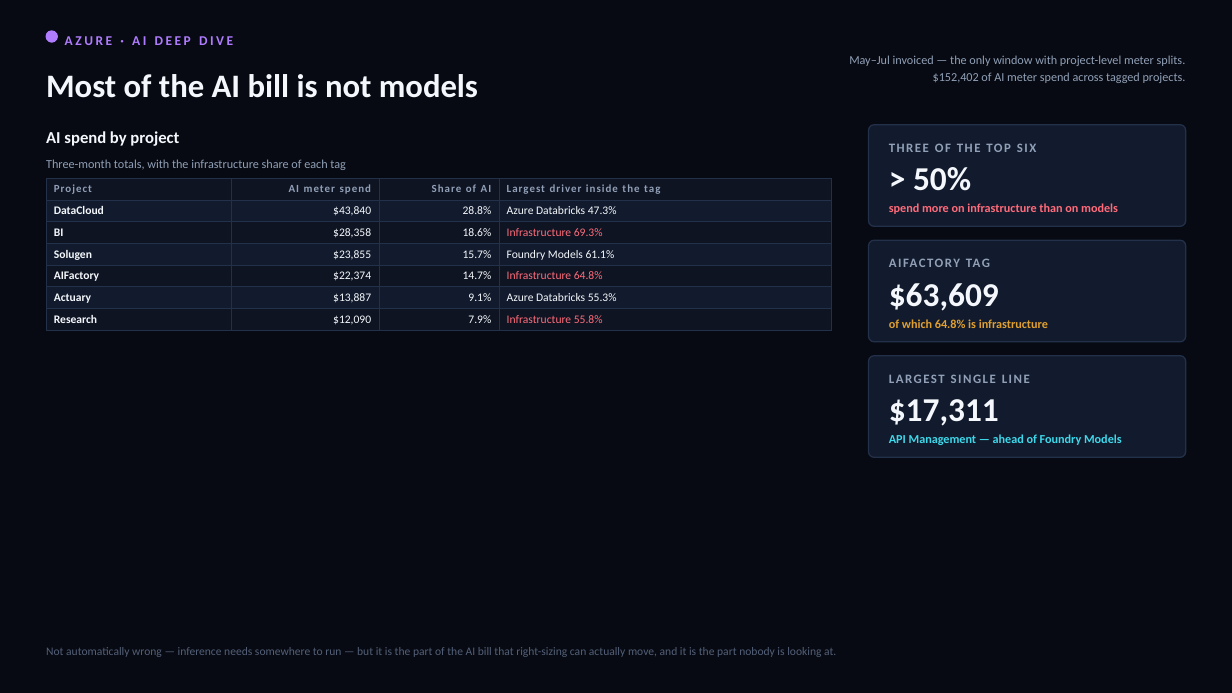
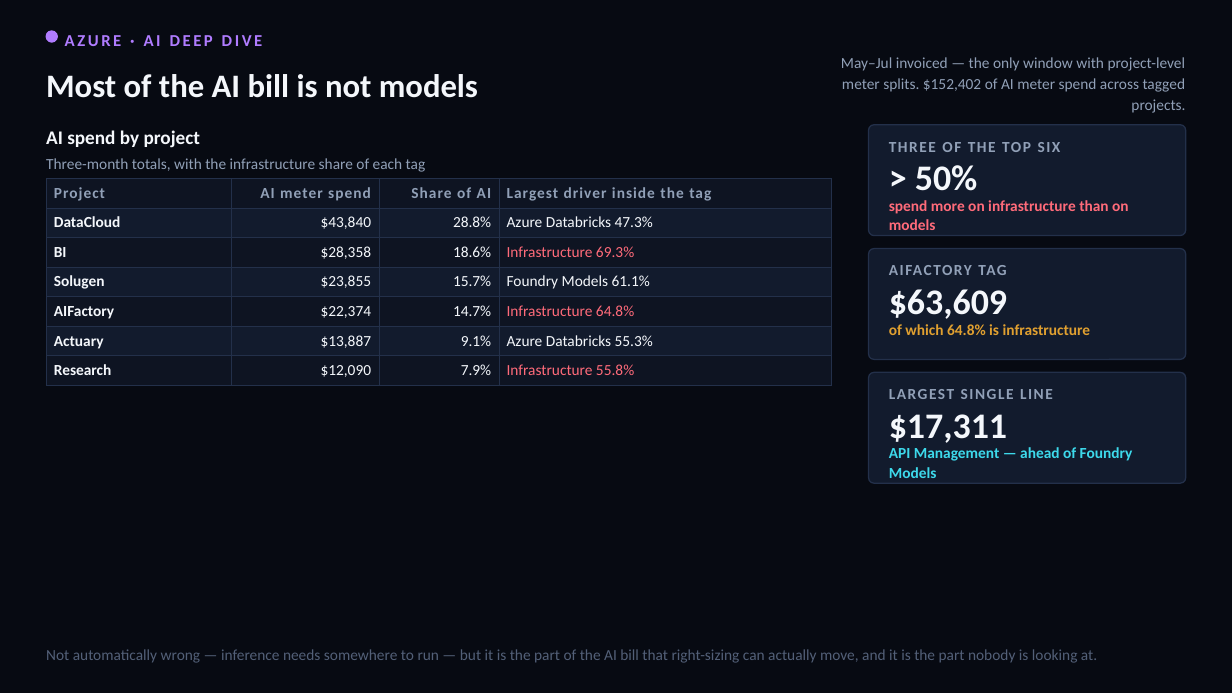
Before and after one commit to arielga5-code/Finops, a slide deck: slide 7 of deck/Harel_Cloud_Cost_CIO_v34.pptx. Drawn at 1232x693 pixels with LibreOffice and Linux fonts; fonts in the diff are those of the drawing. Boxes give left, top, right and bottom in pixels: in the first picture for what was removed or moved away, otherwise in the second. Text is boxed around its words. In the diff, an @@ line names an element or a change of style, - is before the commit and + after.

```diff
--- a/deck/Harel_Cloud_Cost_CIO_v34.pptx
+++ b/deck/Harel_Cloud_Cost_CIO_v34.pptx
@@ text "AZURE · AI DEEP DIVE" at bbox=[65, 35, 263, 46]: size 10.5 to 13 pt @@
@@ text "May–Jul invoiced — the only ..." at bbox=[841, 57, 1186, 113]: size 9.5 to 12 pt @@
@@ text "AI spend by project" at bbox=[46, 130, 201, 148]: size 13 to 15 pt @@
@@ rounded rectangle: place and size @@
-rounded rectangle at bbox=[869, 125, 1186, 226]
+rounded rectangle at bbox=[869, 125, 1186, 236]
@@ text "Three-month totals, with the infrastructure ..." at bbox=[46, 158, 426, 172]: size 9.5 to 12 pt @@
@@ table at bbox=[46, 178, 832, 381] @@
@@ size 8.5 to 12 pt in "Project", "AI meter spend", "Share of AI", "Largest driver inside the tag" @@
@@ size 9 to 12 pt in "DataCloud", "$43,840", "28.8%", "Azure Databricks 47.3%" and 20 more places @@
@@ rounded rectangle: place and size @@
-rounded rectangle at bbox=[869, 240, 1186, 342]
+rounded rectangle at bbox=[869, 249, 1186, 360]
@@ text "AIFACTORY TAG": place and size @@
-text "AIFACTORY TAG" at bbox=[889, 251, 1165, 274]
+text "AIFACTORY TAG" at bbox=[978, 265, 1006, 275]
@@ proportions changed in 3 elements at bbox=[869, 125, 1186, 236], bbox=[869, 249, 1186, 360], bbox=[869, 372, 1186, 483] @@
@@ rounded rectangle: place and size @@
-rounded rectangle at bbox=[869, 356, 1186, 457]
+rounded rectangle at bbox=[869, 372, 1186, 483]
@@ size 10 to 12 pt in 3 elements at bbox=[942, 142, 1061, 152], bbox=[978, 265, 1006, 275], bbox=[889, 389, 1053, 399] @@
@@ text "LARGEST SINGLE LINE": place and size @@
-text "LARGEST SINGLE LINE" at bbox=[889, 374, 1030, 383]
+text "LARGEST SINGLE LINE" at bbox=[889, 389, 1053, 399]
@@ size 26 to 28 pt in 3 elements at bbox=[915, 165, 978, 191], bbox=[889, 289, 1007, 319], bbox=[889, 414, 1007, 443] @@
@@ text "$17,311": place and size @@
-text "$17,311" at bbox=[889, 399, 999, 426]
+text "$17,311" at bbox=[889, 414, 1007, 443]
@@ size 9.5 to 12 pt; line spacing 1 to 1.05; vertical alignment middle to top in 3 elements at bbox=[889, 200, 1128, 230], bbox=[889, 324, 1091, 335], bbox=[889, 447, 1133, 478] @@
@@ text "API Management — ahead of ...": place and size @@
-text "API Management — ahead of ..." at bbox=[889, 434, 1122, 445]
+text "API Management — ahead of ..." at bbox=[889, 447, 1133, 478]
@@ text "Not automatically wrong — inference ..." at bbox=[46, 649, 1097, 663]: size 9 to 12 pt @@
```
Also in this commit, not shown: 35 other slides changed, 6 other files.
